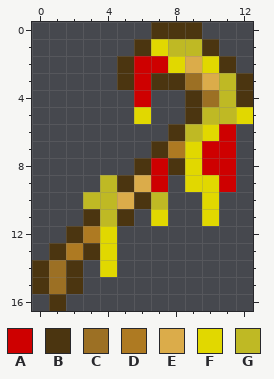
Pixel-art sprite, stored at Code/Items/PizzaSummonStaff.png. This is how it looked before the edit.
The file is 26x34 pixels, drawn in blocks of 2x2; one block is one cell here.
Palette (. is transparent): A #ce0000  B #4b3510  C #9c7024  D #ae7a22  E #dbac4a  F #e1d800  G #bfb924
Pixels before, first column x 0:
 0 .......BBB...
 1 ......BFGGB..
 2 .....BAAFEFB.
 3 .....BABBCEGB
 4 ......A..BCGB
 5 ......F..BGGF
 6 ........BGFA.
 7 .......BDFAA.
 8 ......BABFAA.
 9 ....GBEA.FFA.
10 ...GGEBG..F..
11 ...BGB.F..F..
12 ..BDF........
13 .BDBF........
14 BCB.F........
15 BCB..........
16 .B...........
The same view after the edit:
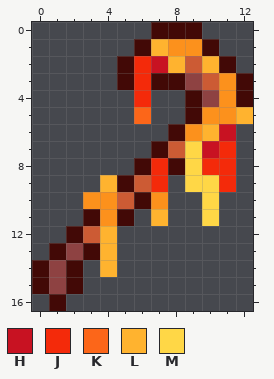
Colours new in this view: H #c81222  J #f42a0a  K #fc6619  L #ffb32f  M #ffd746
Diff:
colour B: #4b3510 -> #420906
colour C: #9c7024 -> #8e4242
colour E: #dbac4a -> #cc5b34
colour G: #bfb924 -> #fc911c
Changed rows in their new state; - is a pixel that keeps its letter.
first column x 2:
 1 -----L-----
 2 ----JHL-L--
 3 ----J------
 4 ----J------
 5 ----K-----L
 6 --------LH-
 7 ------EMHJ-
 8 -----J-MJJ-
 9 --L--J-MMJ-
10 --------M--
11 -----L--M--
12 -EL--------
13 C-L--------
14 --L--------
Boxes around the changes in both pictures, in picture pixels (x1, y1, x2, y2):
changed: (32, 22, 253, 311)
